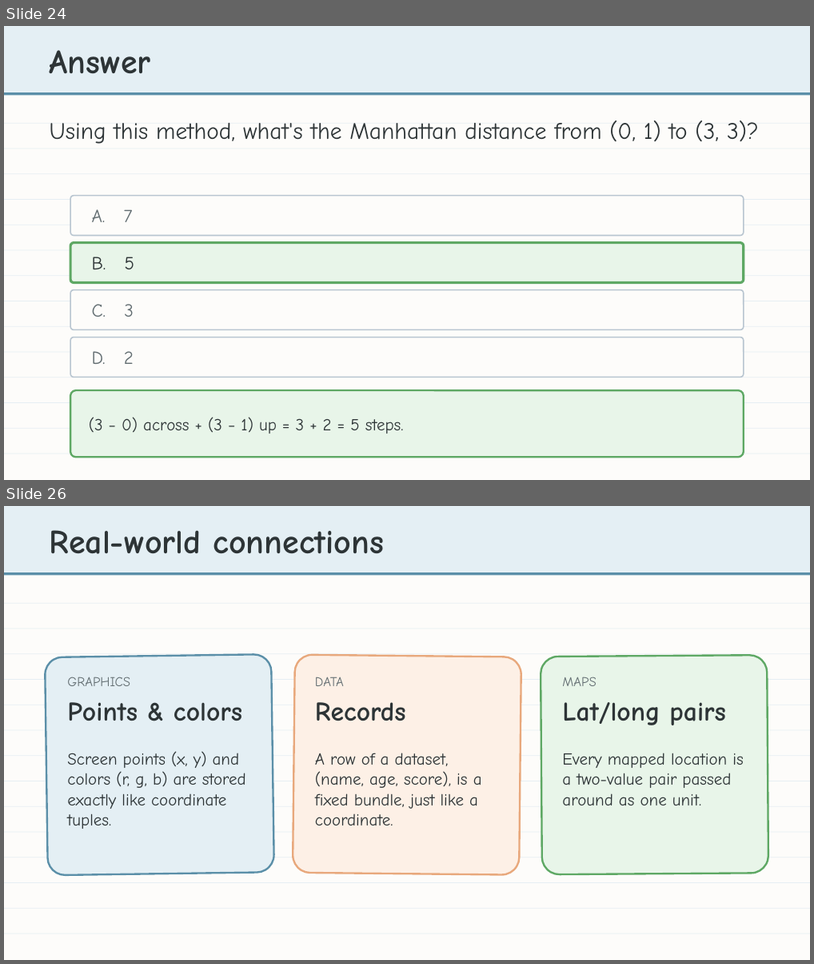
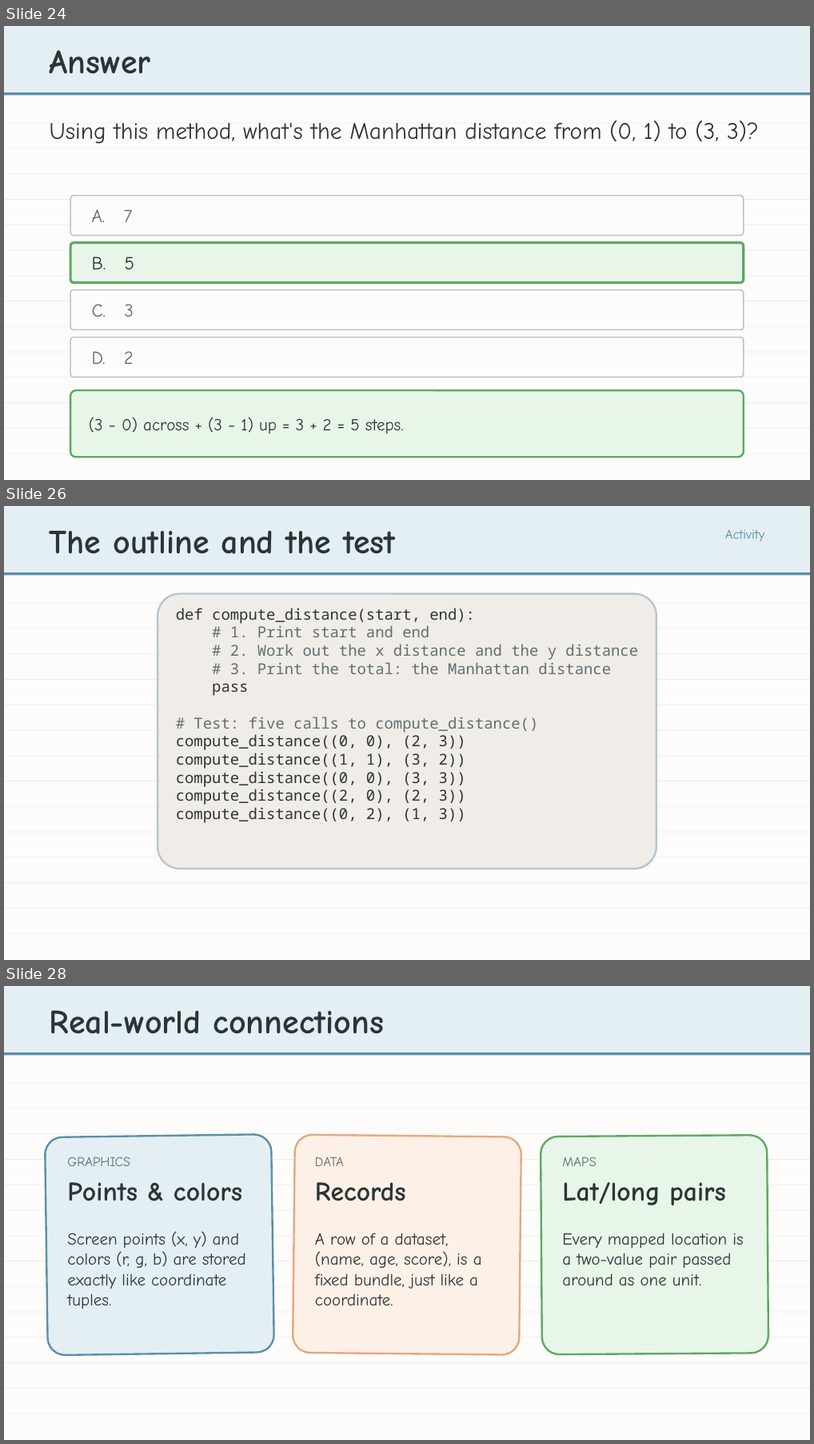
Before and after one commit to bradamiller/LearningPython, a slide deck: static/slides/module-04-manhattan/module-4-lesson-02-tuples.pptx. Shown one above the other, each under a label of ours: slides 24 and 26 before the commit, slides 24, 26 and 28 after it; the slides between them are not shown. The pictures are 814x964 and 814x1444 pixels, drawn with LibreOffice and Linux fonts; fonts in the diff are those of the drawing. Boxes give left, top, right and bottom in pixels: in the first picture for what was removed or moved away, otherwise in the second. Text is boxed around its words. In the diff, an @@ line names an element or a change of style, - is before the commit and + after.

```diff
--- a/static/slides/module-04-manhattan/module-4-lesson-02-tuples.pptx
+++ b/static/slides/module-04-manhattan/module-4-lesson-02-tuples.pptx
@@ slide 26 added at box(4, 506, 810, 960), background #FDFCFA @@
@@ rectangle added at box(4, 506, 810, 572), fill #E4EFF4 @@
@@ text added at box(50, 531, 395, 554), 40 pt, text #2D3436, bold @@
+The outline and the test
@@ text added at box(726, 530, 765, 541), 16 pt, text #5B8FA8 @@
+Activity
@@ rectangle added at box(4, 572, 810, 575), fill #5B8FA8 @@
@@ rounded rectangle added at box(158, 594, 657, 868), fill #F0EDE8, outline #B8C5D0 2.25 pt @@
@@ rectangle added at box(4, 603, 810, 604), fill #E6EEF3 @@
@@ text added at box(176, 608, 638, 823), 18 pt, text #2D3436 @@
+def compute_distance(start, end):
+# 1. Print start and end
+# 2. Work out the x distance and the y distance
+# 3. Print the total: the Manhattan distance
+pass
+# Test: five calls to compute_distance()
+compute_distance((0, 0), (2, 3))
+compute_distance((1, 1), (3, 2))
+compute_distance((0, 0), (3, 3))
+compute_distance((2, 0), (2, 3))
+compute_distance((0, 2), (1, 3))
@@ rectangle added at box(4, 628, 810, 629), fill #E6EEF3 @@
@@ rectangle added at box(4, 654, 810, 654), fill #E6EEF3 @@
@@ rectangle added at box(4, 679, 810, 680), fill #E6EEF3 @@
@@ rectangle added at box(4, 704, 810, 705), fill #E6EEF3 @@
@@ rectangle added at box(4, 730, 810, 731), fill #E6EEF3 @@
@@ rectangle added at box(4, 756, 810, 756), fill #E6EEF3 @@
@@ rectangle added at box(4, 780, 810, 781), fill #E6EEF3 @@
@@ rectangle added at box(4, 806, 810, 807), fill #E6EEF3 @@
@@ rectangle added at box(4, 832, 810, 832), fill #E6EEF3 @@
@@ rectangle added at box(4, 857, 810, 857), fill #E6EEF3 @@
@@ rectangle added at box(4, 882, 810, 883), fill #E6EEF3 @@
@@ rectangle added at box(4, 908, 810, 908), fill #E6EEF3 @@
@@ rectangle added at box(4, 933, 810, 934), fill #E6EEF3 @@
@@ what was slide 26 is now slide 28 @@
```
Also in this commit, not shown: 1 slide changed, 2 other slides added, 1 slide removed, 3 other files.
